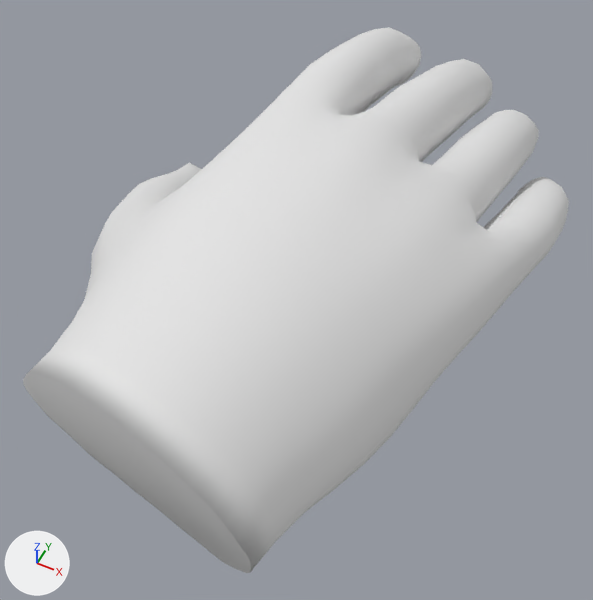
What one commit did to the glTF model public/models/right.glb.
One viewpoint serves both versions: a 50 mm camera at (0.067, -0.181, 0.184) aimed at (-0.013, -0.021, -0.016). Arrows for +X, +Y and +Z are at lower left; the lights stay in place.

Names of what the first picture shows: 'handR2320'.
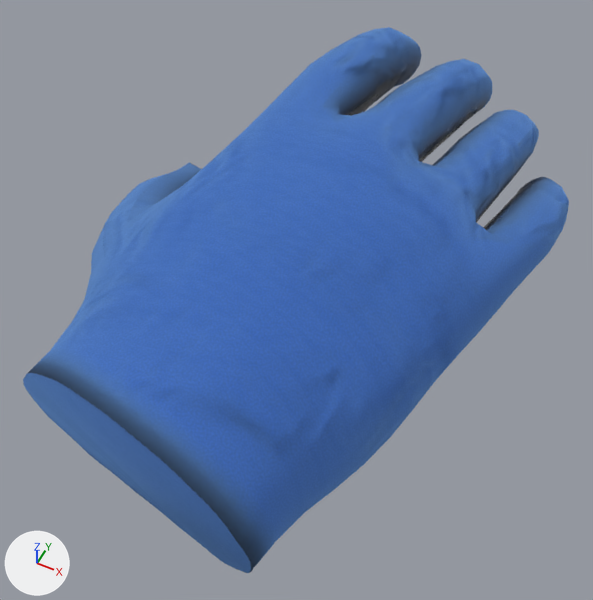
Diff of the bpy script that builds the scene:
```diff
--- a/public/models/right.glb.py
+++ b/public/models/right.glb.py
@@ img_material_001_occlusionroughnessmetallic @@
+img_material_001_occlusionroughnessmetallic = load_image('Material.001_occlusionRoughnessMetallic', '_unpacked/Material.001_occlusionRoughnessMetallic', 1024, 1024, 'Non-Color')
@@ img_material_001_basecolor @@
+img_material_001_basecolor = load_image('Material.001_baseColor', '_unpacked/Material.001_baseColor', 1024, 1024, 'sRGB')
@@ img_material_001_normal @@
+img_material_001_normal = load_image('Material.001_normal', '_unpacked/Material.001_normal', 1024, 1024, 'Non-Color')
@@ img_material_001_emissive @@
+img_material_001_emissive = load_image('Material.001_emissive', '_unpacked/Material.001_emissive', 1024, 1024, 'sRGB')
@@ mat_material @@
+mat_material = bpy.data.materials.new('Material')
+# uses the picture img_material_001_basecolor
+# uses the picture img_material_001_emissive
+# uses the picture img_material_001_normal
+# uses the picture img_material_001_occlusionroughnessmetallic
@@ me_handr2320 @@
 me_handr2320.from_pydata(...)  # 1162 vertices, 2320 faces; spans x -0.088..0.057, y -0.111..0.111, z -0.034..0.038
-me_handr2320.materials.append(mat_material_001)  # white #e7e7e7
+me_handr2320.materials.append(mat_material)
```

Where the change shows, as pixel boxes (x1, y1, x2, y2) in the pictures (593 x 600 px):
'handR2320', recoloured (white to blue)
    both: (23, 27, 569, 573)
